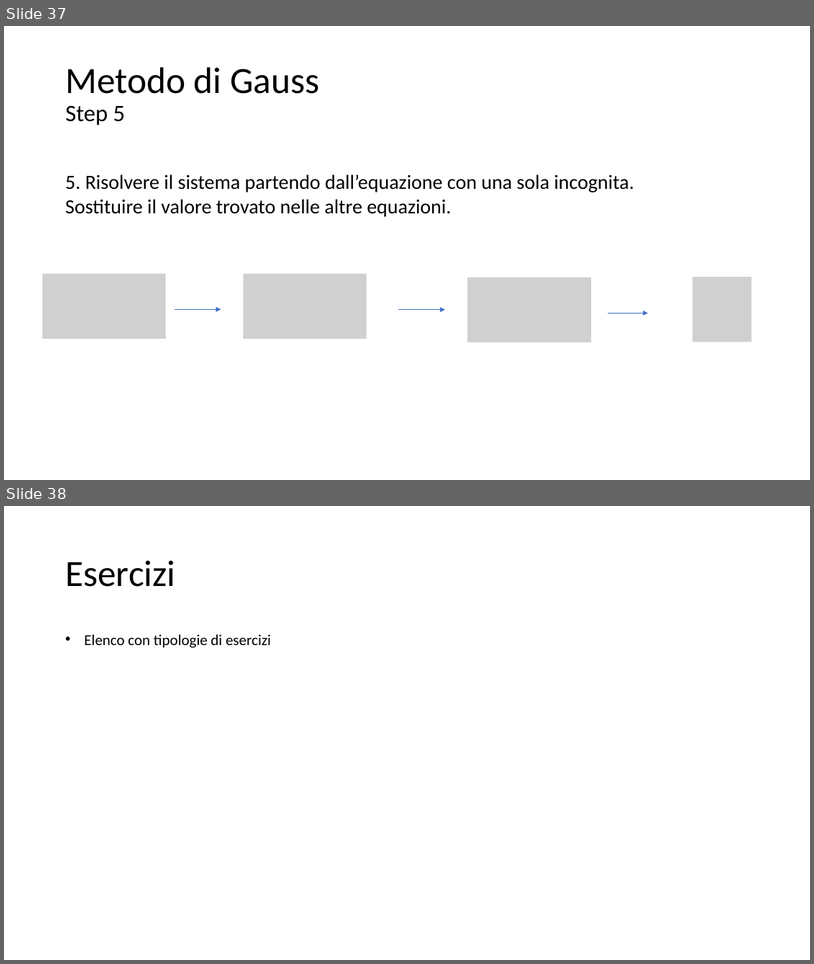
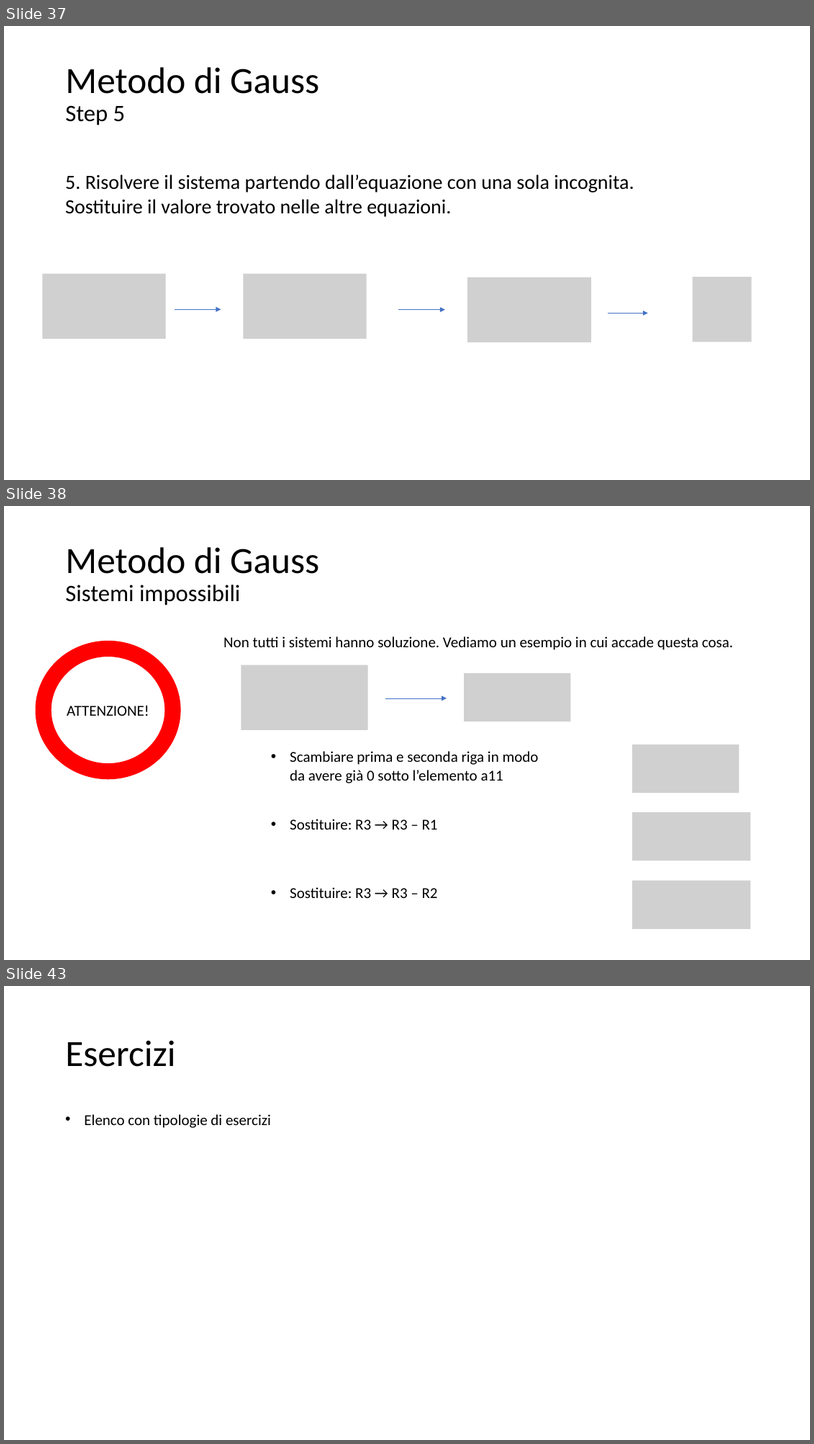
Before and after one commit to matteodelv/GaussLinearSystems, a slide deck: Presentazione.pptx. Shown one above the other, each under a label of ours: slides 37 and 38 before the commit, slides 37, 38 and 43 after it; the slides between them are not shown. The pictures are 814x964 and 814x1444 pixels, drawn with LibreOffice and Linux fonts; fonts in the diff are those of the drawing; grey boxes stand for pictures. Boxes give left, top, right and bottom in pixels: in the first picture for what was removed or moved away, otherwise in the second. Text is boxed around its words. In the diff, an @@ line names an element or a change of style, - is before the commit and + after.

```diff
--- a/Presentazione.pptx
+++ b/Presentazione.pptx
@@ slide 38 added at (4, 506, 810, 960), background #FFFFFF @@
@@ title added at (65, 547, 319, 605), 28 pt, text #000000 @@
+Metodo di Gauss
+Sistemi impossibili
@@ donut added at (36, 641, 180, 779), fill #FF0000, outline #FF0000 1 pt, 18 pt, text #000000 @@
+ATTENZIONE!
@@ group added at (224, 636, 751, 929): 5 pictures, 4 texts, 1 arrow, 1 rectangle @@
+Non tutti i sistemi hanno soluzione. Vediamo un esempio in cui accade questa cosa.
+• Scambiare prima e seconda riga in modo da avere già 0 sotto l’elemento a11
+• Sostituire: R3 → R3 – R1
+• Sostituire: R3 → R3 – R2
@@ what was slide 38 is now slide 43 @@
```
Also in this commit, not shown: 4 other slides added.
